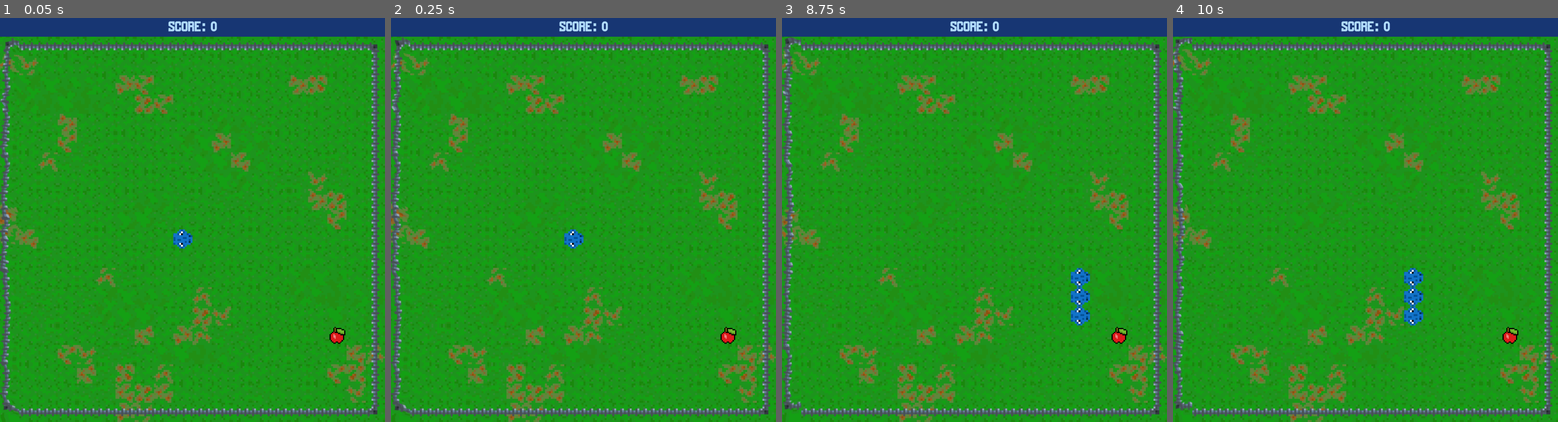
Above: before the commit, frames 1-4 (left to right).
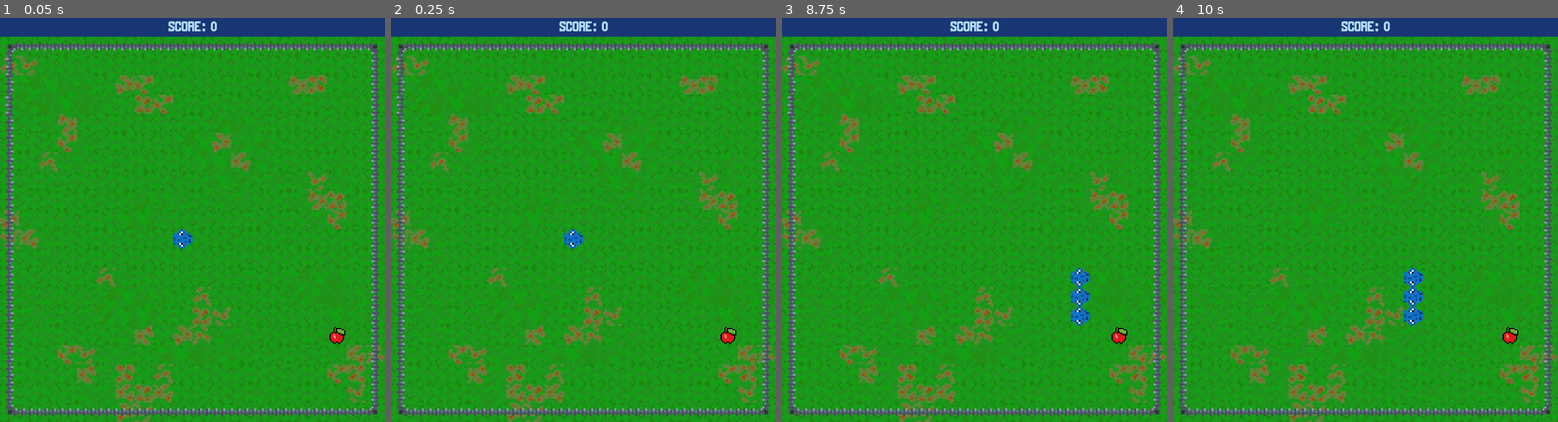
Above: after the commit, the same moments.

Repository: CS196Illinois/Group4-FA23
Game: Godot game, scene res://scenes/main.tscn
The game is run twice, just before and just after one commit, with the same random seed, the same clock (stepped at 60 frames per second) and the same inputs. The engine's default icon, where the game draws it, is replaced by a stand-in: a white triangle on a blue panel in a dark square.
Inputs:
- Up to frame 1 (0.05 s): no input
- Up to frame 2 (0.25 s): no input
- Up to frame 3 (8.75 s): hold D (move_right) 0.53-1.28 s; hold S (move_down) 1.28-2.03 s; hold D (move_right) 2.03-2.78 s; hold W (move_up) 2.78-3.53 s; hold A (move_left) 3.53-5.03 s; hold S (move_down) 5.03-5.78 s; hold D (move_right) 5.78-6.53 s; hold W (move_up) 6.53-7.28 s; hold D (move_right) 7.28-8.03 s; hold S (move_down) from 8.03 s (still down)
- Up to frame 4 (10 s): release S (move_down) at 8.78 s; hold A (move_left) 8.78-9.53 s; hold W (move_up) from 9.53 s (still down)

The runs differ from the first frame. In frame 1, 2.5% of the frame differs, in the area x 0-5%, y 4-99%; in frame 2, 2.5%; in frame 3, 2.4%; in frame 4, 2.5%.

Commit message:
Distortion generation functionality complete

Diff:
--- /dev/null
+++ b/distortion_location_2.tscn
@@ -0,0 +1,25 @@
+[gd_scene load_steps=6 format=3 uid="uid://c8jbutxli568m"]
+
+[ext_resource type="Shader" path="res://scenes/screenDistortion.gdshader" id="1_rub6s"]
+[ext_resource type="Texture2D" uid="uid://cprfk4ehf201m" path="res://icon.svg" id="2_m7j4q"]
+
+[sub_resource type="FastNoiseLite" id="FastNoiseLite_jj8x2"]
+
+[sub_resource type="NoiseTexture2D" id="NoiseTexture2D_kowoo"]
+width = 100
+height = 100
+seamless = true
+seamless_blend_skirt = 0.594
+bump_strength = 32.0
+noise = SubResource("FastNoiseLite_jj8x2")
+
+[sub_resource type="ShaderMaterial" id="ShaderMaterial_dx4kc"]
+shader = ExtResource("1_rub6s")
+shader_parameter/scrollRate = Vector2(0, 0)
+shader_parameter/displacement = 0.0
+shader_parameter/distortionTexture = SubResource("NoiseTexture2D_kowoo")
+
+[node name="DistortionLocation2" type="Sprite2D"]
+texture_repeat = 2
+material = SubResource("ShaderMaterial_dx4kc")
+texture = ExtResource("2_m7j4q")
--- a/scenes/main.gd
+++ b/scenes/main.gd
@@ -28,7 +28,6 @@
 const right := Vector2(1, 0)
 var move_direction := up
 var can_move := true
-
 # Called when the node enters the scene tree for the first time.
 func _ready():
 	new_game()
@@ -39,6 +38,9 @@
 	$GameOverMenu.hide()
 	$Hud.get_node("ScoreLabel").text = "SCORE: " + str(score)
 	$GameOverMenu.get_node("FinalScoreLabel").text = "SCORE: " + str(score)
+	$DistortionLocation2.material.set_shader_parameter("scrollRate", Vector2(0.1, 0.1))
+	$DistortionLocation2.material.set_shader_parameter("displacement", 0.00)
+	gen_distortion()
 	generate_snake()
 	move_food()
 
@@ -118,6 +120,11 @@
 	if snake_data[0] == food_pos:
 		score += 1
 		$MoveTimer.wait_time = $MoveTimer.wait_time * 0.95
+		if score == 10:
+			$DistortionLocation2.material.set_shader_parameter("displacement", 0.005)
+		if score % 3 == 0:
+			$DistortionLocation2.material.set_shader_parameter("scrollRate", $DistortionLocation2.material.get_shader_parameter("scrollRate") + Vector2(0.1, 0.1))
+			$DistortionLocation2.material.set_shader_parameter("displacement", clamp(($DistortionLocation2.material.get_shader_parameter("displacement") + 0.005), 0.0, 0.2))
 		$MoveTimer.wait_time = clamp($MoveTimer.wait_time, 0.05, 0.2)
 		$Hud.get_node("ScoreLabel").text = "SCORE: " + str(score)
 		$GameOverMenu.get_node("FinalScoreLabel").text = "SCORE: " + str(score)
@@ -134,6 +141,22 @@
 	$Food.position = (food_pos * cell_size) + Vector2(0, cell_size)
 	regen_food = true
 
+func gen_distortion():
+	var placement = randi_range(0, 20)
+	var edges = [Vector2(placement, 20), Vector2(placement, 0), Vector2(20, placement), Vector2(0, placement)]
+	var placementNum = randi_range(0, edges.size() - 1)
+	var distortionPos: Vector2 = edges[placementNum]
+	var noiseTexture: NoiseTexture2D = $DistortionLocation2.material.get_shader_parameter("distortionTexture")
+	if (placementNum < 2):
+		noiseTexture.width = 200
+		$DistortionLocation2.scale.x = 2
+	else:
+		noiseTexture.height = 200
+		$DistortionLocation2.scale.y = 2
+	$DistortionLocation2.position.x = distortionPos.x * cell_size
+	$DistortionLocation2.position.y = distortionPos.y * cell_size + 50
+
+
 func end_game():
 	$GameOverMenu.show()
 	$MoveTimer.stop()
--- a/scenes/main.tscn
+++ b/scenes/main.tscn
@@ -1,14 +1,13 @@
-[gd_scene load_steps=19 format=3 uid="uid://covp08gbfgtsi"]
+[gd_scene load_steps=15 format=3 uid="uid://covp08gbfgtsi"]
 
 [ext_resource type="Script" path="res://scenes/main.gd" id="1_6q2pv"]
 [ext_resource type="PackedScene" uid="uid://dl1edwake2lg4" path="res://scenes/snake_segment.tscn" id="2_k0oat"]
 [ext_resource type="PackedScene" uid="uid://dacuovia1j4ei" path="res://scenes/hud.tscn" id="3_dm3qm"]
 [ext_resource type="Texture2D" uid="uid://b5wbnkwkdfnww" path="res://assets/DoomSnakeGrassTileset.png" id="3_od7tq"]
-[ext_resource type="Texture2D" uid="uid://cprfk4ehf201m" path="res://icon.svg" id="4_c6u0s"]
 [ext_resource type="Texture2D" uid="uid://vu6i86jc7le0" path="res://assets/DoomSnakeFenceVariants.png" id="4_kcwuv"]
 [ext_resource type="Texture2D" uid="uid://d15v5qinsjcdi" path="res://assets/apple.png" id="5_yoqqq"]
+[ext_resource type="PackedScene" uid="uid://c8jbutxli568m" path="res://distortion_location_2.tscn" id="6_j3bju"]
 [ext_resource type="PackedScene" uid="uid://c5c00hvgtwva" path="res://scenes/game_over_menu.tscn" id="6_vriwy"]
-[ext_resource type="Shader" path="res://scenes/screenDistortion.gdshader" id="7_ukksw"]
 
 [sub_resource type="TileMapPattern" id="TileMapPattern_5osb4"]
 tile_data = PackedInt32Array(0, 65536, 131072, 65536, 65536, 262144, 131072, 65536, 262144, 196608, 65536, 196608, 1, 6 …(250 unchanged characters)…
@@ -138,21 +137,6 @@
 tile_size = Vector2i(10, 10)
 sources/0 = SubResource("TileSetAtlasSource_jp5m2")
 
-[sub_resource type="FastNoiseLite" id="FastNoiseLite_jj8x2"]
-
-[sub_resource type="NoiseTexture2D" id="NoiseTexture2D_kowoo"]
-width = 50
-height = 1000
-seamless = true
-seamless_blend_skirt = 0.594
-bump_strength = 32.0
-noise = SubResource("FastNoiseLite_jj8x2")
-
-[sub_resource type="ShaderMaterial" id="ShaderMaterial_dx4kc"]
-shader = ExtResource("7_ukksw")
-shader_parameter/scrollRate = Vector2(0.065, -0.045)
-shader_parameter/distortionTexture = SubResource("NoiseTexture2D_kowoo")
-
 [node name="Main" type="Node"]
 script = ExtResource("1_6q2pv")
 snake_scene = ExtResource("2_k0oat")
@@ -177,25 +161,24 @@
 format = 2
 layer_0/tile_data = PackedInt32Array(-589834, 65536, 1, -589833, 131072, 0, -589832, 196608, 0, -589831, 131072, 0, -58 …(1538 unchanged characters)…
 
-[node name="DistortionLocation2" type="Sprite2D" parent="."]
-texture_repeat = 2
-material = SubResource("ShaderMaterial_dx4kc")
-position = Vector2(8, 552)
-scale = Vector2(0.652346, 7.80469)
-texture = ExtResource("4_c6u0s")
+[node name="Food" type="Sprite2D" parent="."]
+texture = ExtResource("5_yoqqq")
+offset = Vector2(25, 25)
+
+[node name="DistortionLocation2" parent="." instance=ExtResource("6_j3bju")]
+position = Vector2(501, 525.5)
+scale = Vector2(0.95, 1)
 
 [node name="Hud" parent="." instance=ExtResource("3_dm3qm")]
 
 [node name="MoveTimer" type="Timer" parent="."]
 wait_time = 0.226
 
-[node name="Food" type="Sprite2D" parent="."]
-texture = ExtResource("5_yoqqq")
-offset = Vector2(25, 25)
-
 [node name="GameOverMenu" parent="." instance=ExtResource("6_vriwy")]
 process_mode = 2
 visible = false
 
+[node name="DistortionLocation3" type="Sprite2D" parent="."]
+
 [connection signal="timeout" from="MoveTimer" to="." method="_on_move_timer_timeout"]
 [connection signal="restart" from="GameOverMenu" to="." method="_on_game_over_menu_restart"]
--- a/scenes/screenDistortion.gdshader
+++ b/scenes/screenDistortion.gdshader
@@ -2,10 +2,11 @@
 
 uniform sampler2D distortionTexture : repeat_enable;
 uniform vec2 scrollRate = vec2(0.1, 0.1);
+uniform float displacement = 0.02;
 uniform sampler2D SCREEN_TEXTURE : hint_screen_texture, filter_linear_mipmap;
 
 void fragment() {
-	vec2 distortion = SCREEN_UV + texture(distortionTexture, UV + scrollRate * TIME).b * 0.02;
+	vec2 distortion = SCREEN_UV + texture(distortionTexture, UV + scrollRate * TIME).b * displacement;
 	vec4 pixelColor = texture(SCREEN_TEXTURE, distortion);
 	COLOR = pixelColor;
 }
